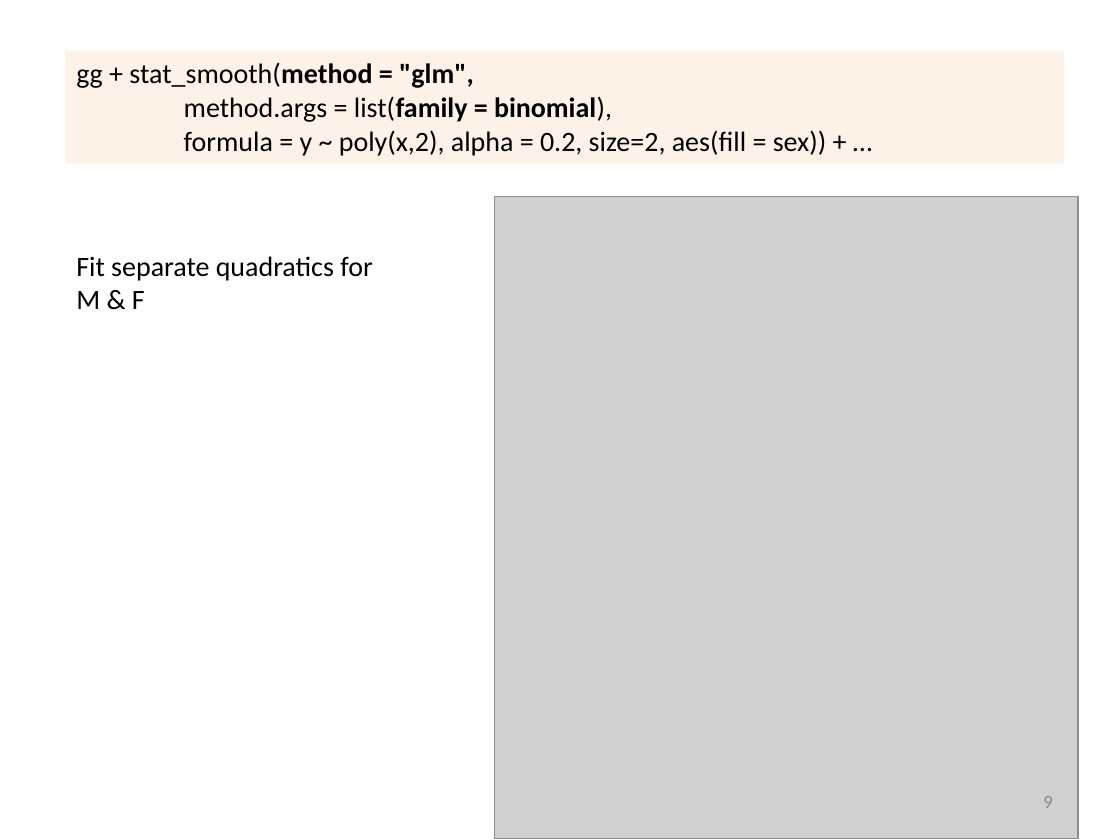
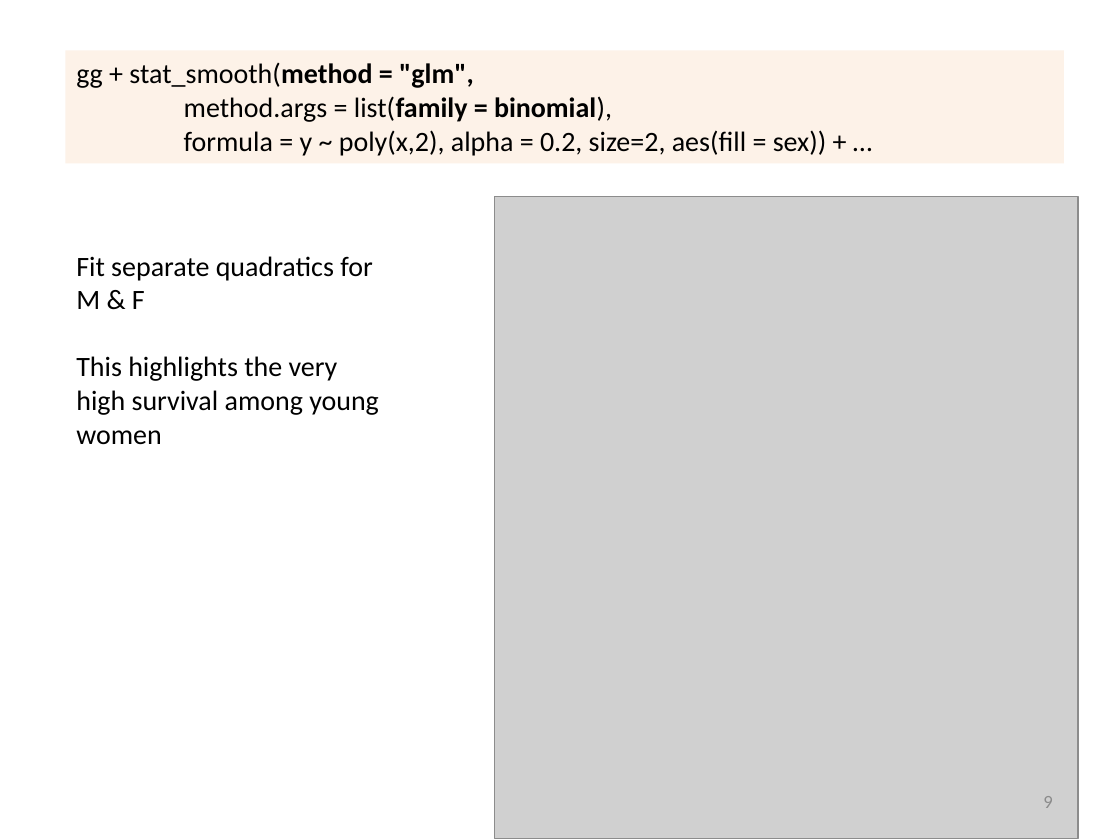
Before and after one commit to friendly/psy6136, a slide deck: slide 9 of docs/lectures/07-Logistic2.pptx. Drawn at 1120x840 pixels with LibreOffice and Linux fonts; fonts in the diff are those of the drawing; grey boxes stand for pictures. Boxes give left, top, right and bottom in pixels: in the first picture for what was removed or moved away, otherwise in the second. Text is boxed around its words. In the diff, an @@ line names an element or a change of style, - is before the commit and + after.

```diff
--- a/docs/lectures/07-Logistic2.pptx
+++ b/docs/lectures/07-Logistic2.pptx
@@ text at <box>76,356,379,445</box>: paragraph added @@
+This highlights the very high survival among young women
```
Also in this commit, not shown: 6 other files.
